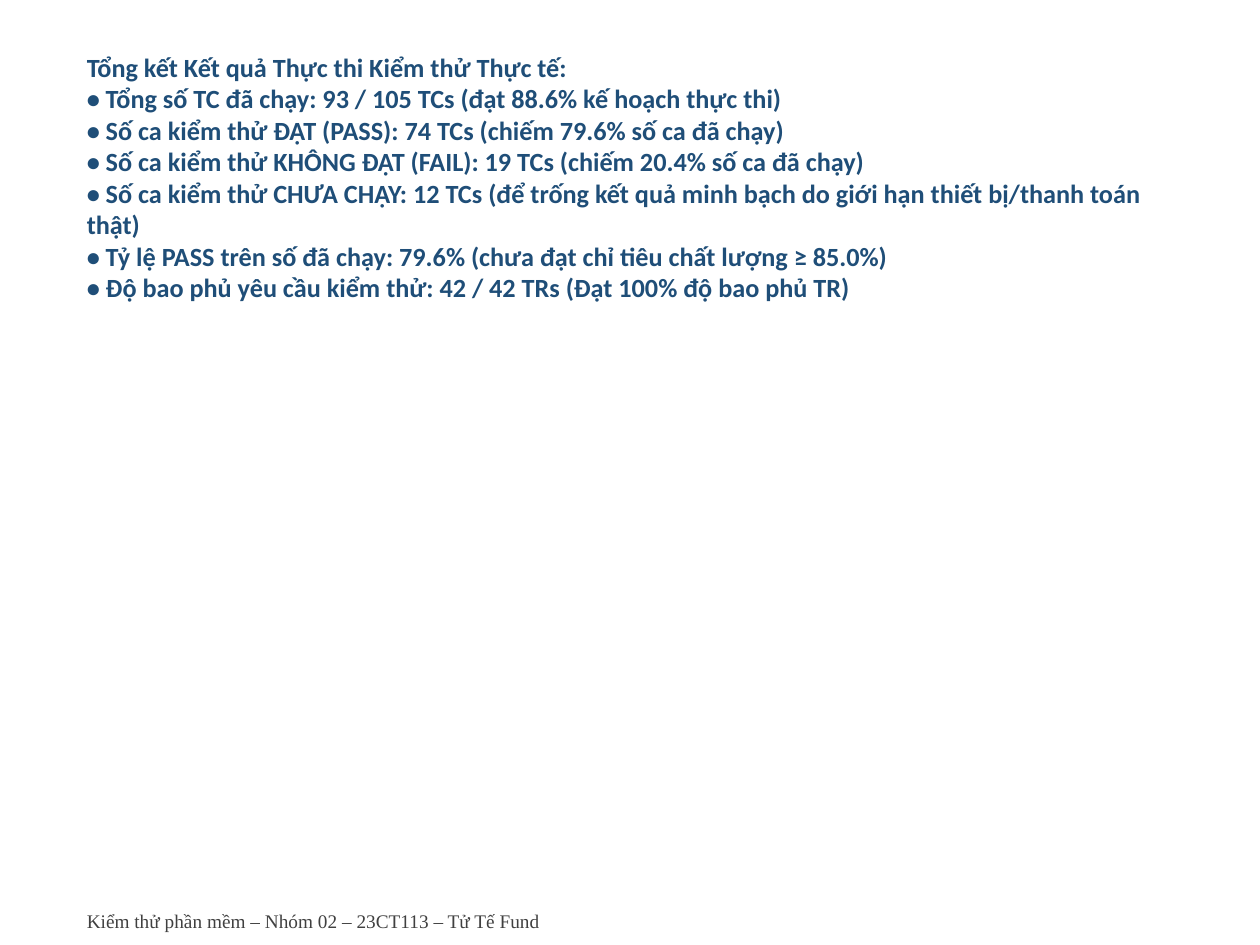
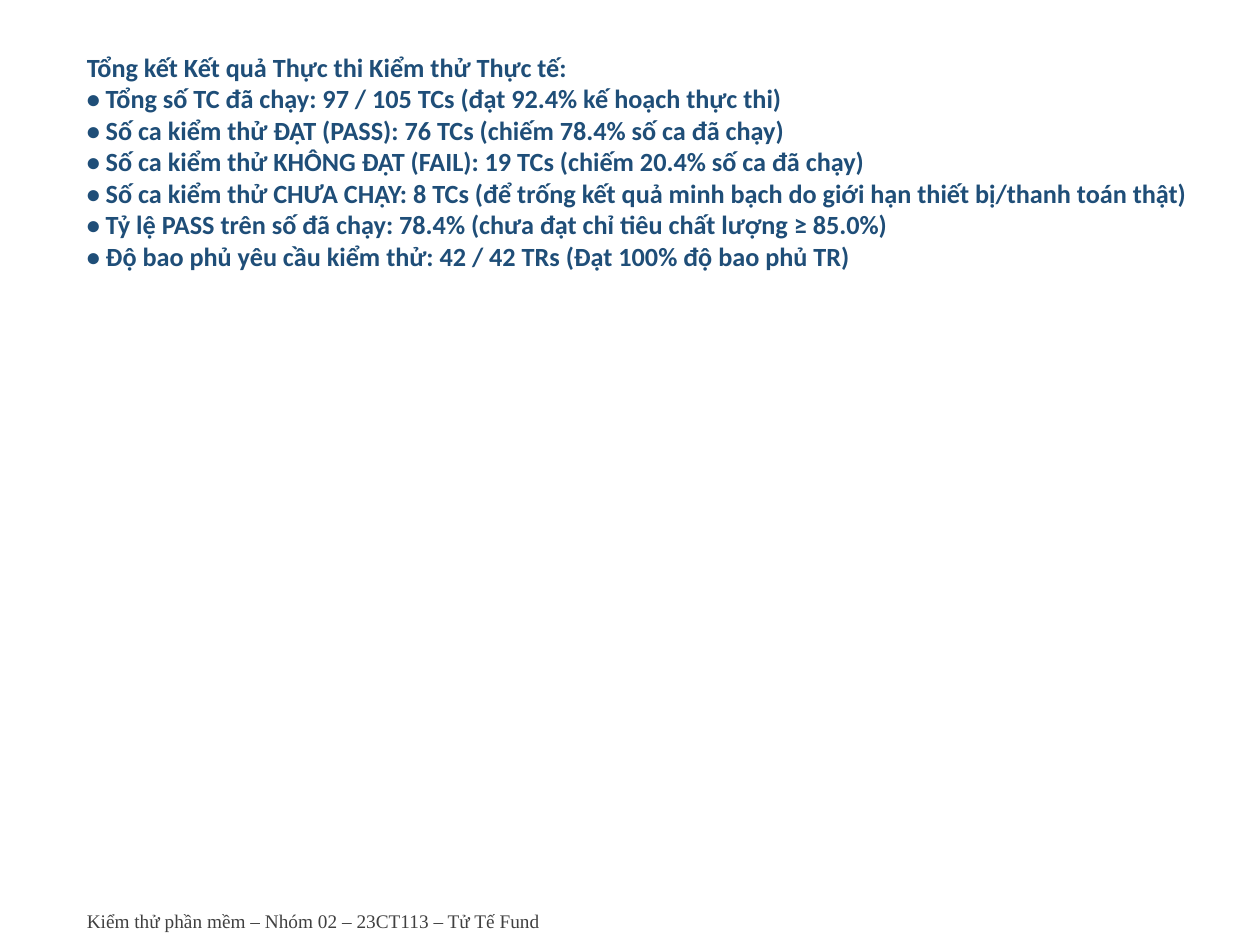
Before and after one commit to Escanor292/test, a slide deck: slide 7 of 23CT113_Nhom02_NenTangCrowdfunding(TuTeFund)/Word+ppt Báo Cáo/Ppt Báo cáo Nhóm 2 - 23CT113.pptx. Drawn at 1260x945 pixels with LibreOffice and Linux fonts; fonts in the diff are those of the drawing. Boxes give left, top, right and bottom in pixels: in the first picture for what was removed or moved away, otherwise in the second. Text is boxed around its words. In the diff, an @@ line names an element or a change of style, - is before the commit and + after.

Commit message:
Chấm các ca để trống bằng đối chiếu mã nguồn.
Token 30 phút và cron hết hạn đạt. Facebook và phân tích cảm xúc không có trong code.

```diff
--- a/23CT113_Nhom02_NenTangCrowdfunding(TuTeFund)/Word+ppt Báo Cáo/Ppt Báo cáo Nhóm 2 - 23CT113.pptx
+++ b/23CT113_Nhom02_NenTangCrowdfunding(TuTeFund)/Word+ppt Báo Cáo/Ppt Báo cáo Nhóm 2 - 23CT113.pptx
@@ text at [87, 56, 1186, 271]: text changed @@
-Tổng kết Kết quả Thực thi Kiểm thử Thực tế:
-• Tổng số TC đã chạy: 93 / 105 TCs (đạt 88.6% kế hoạch thực thi)
-• Số ca kiểm thử ĐẠT (PASS): 74 TCs (chiếm 79.6% số ca đã chạy)
-• Số ca kiểm thử KHÔNG ĐẠT (FAIL): 19 TCs (chiếm 20.4% số ca đã chạy)
-• Số ca kiểm thử CHƯA CHẠY: 12 TCs (để trống kết quả minh bạch do giới hạn thiết bị/thanh toán thật)
-• Tỷ lệ PASS trên số đã chạy: 79.6% (chưa đạt chỉ tiêu chất lượng ≥ 85.0%)
-• Độ bao phủ yêu cầu kiểm thử: 42 / 42 TRs (Đạt 100% độ bao phủ TR)
+Tổng kết Kết quả Thực thi Kiểm thử Thực tế:
+• Tổng số TC đã chạy: 97 / 105 TCs (đạt 92.4% kế hoạch thực thi)
+• Số ca kiểm thử ĐẠT (PASS): 76 TCs (chiếm 78.4% số ca đã chạy)
+• Số ca kiểm thử KHÔNG ĐẠT (FAIL): 19 TCs (chiếm 20.4% số ca đã chạy)
+• Số ca kiểm thử CHƯA CHẠY: 8 TCs (để trống kết quả minh bạch do giới hạn thiết bị/thanh toán thật)
+• Tỷ lệ PASS trên số đã chạy: 78.4% (chưa đạt chỉ tiêu chất lượng ≥ 85.0%)
+• Độ bao phủ yêu cầu kiểm thử: 42 / 42 TRs (Đạt 100% độ bao phủ TR)
```
Also in this commit, not shown: 3 other slides changed, 9 other files.
